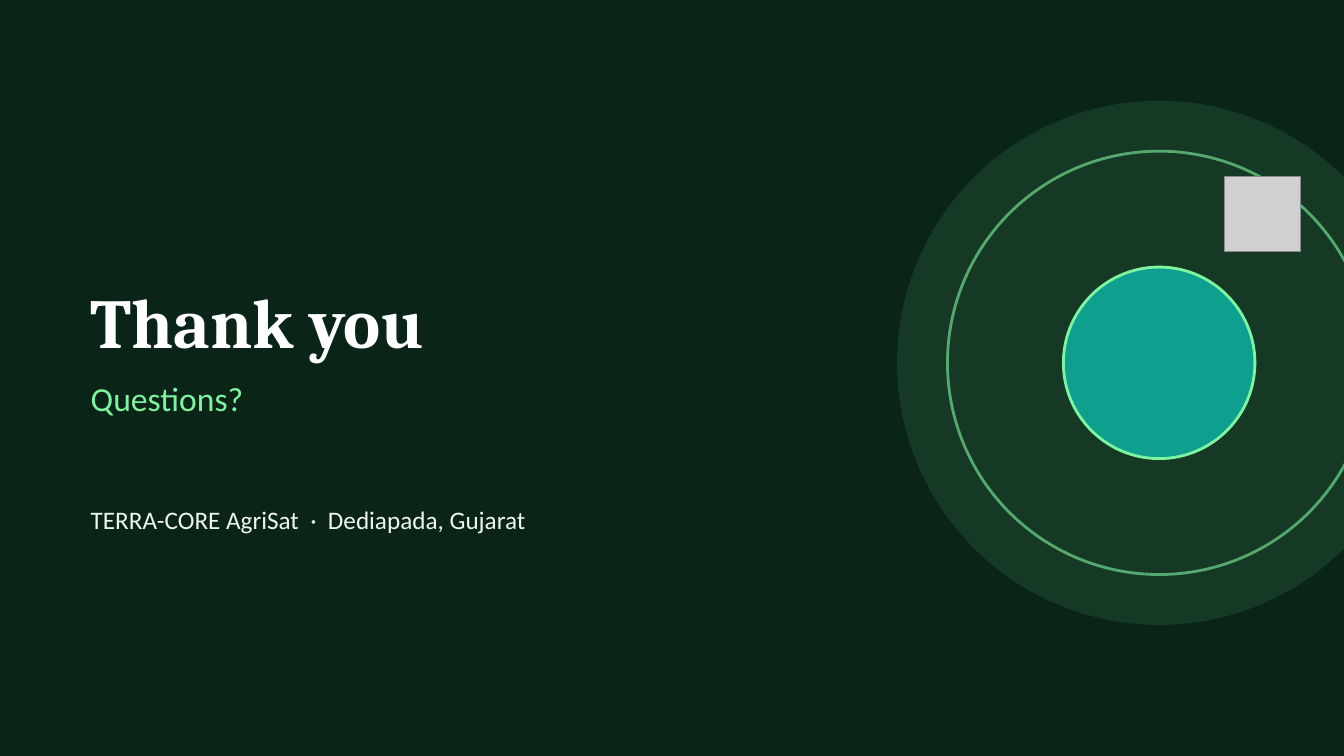
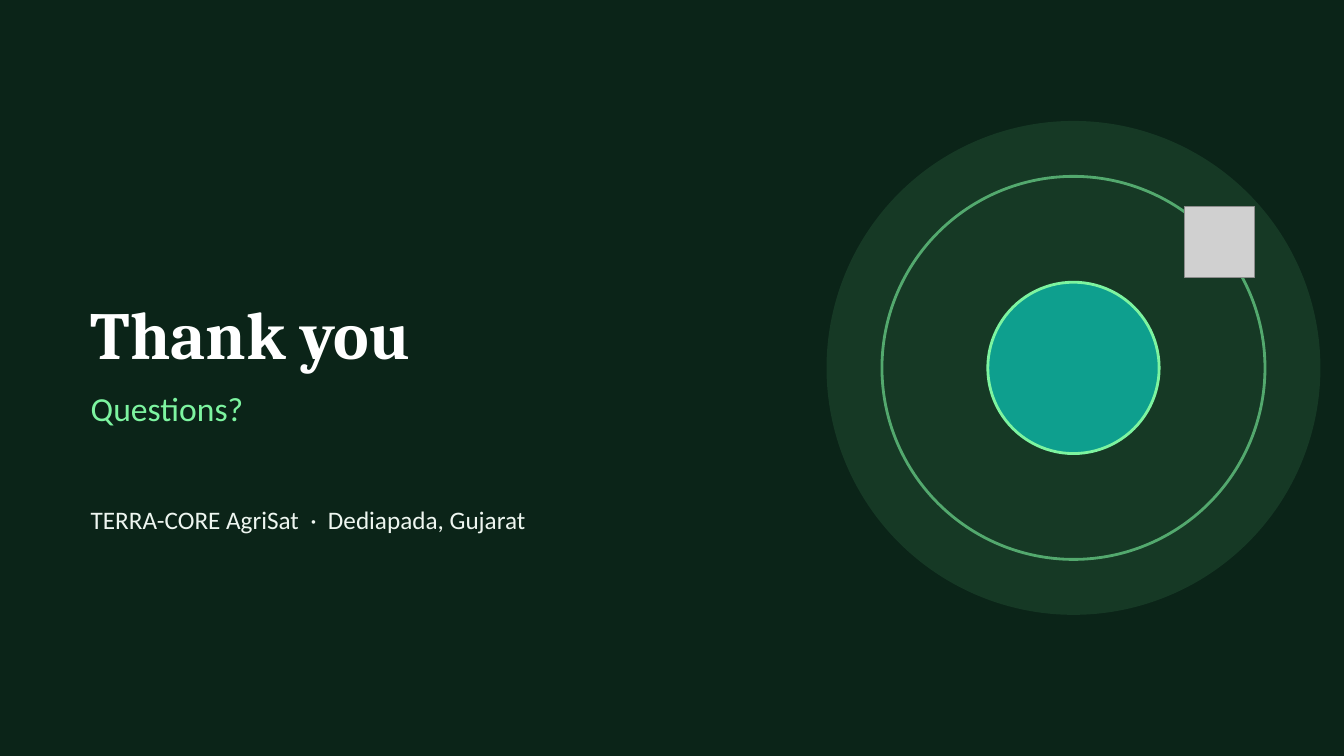
Before and after one commit to Rudraksh91/SatelliteSoilMonitoring, a slide deck: slide 21 of TerraCore_AgriSat_Presentation.pptx (slide 11 before the commit). Drawn at 1344x756 pixels with LibreOffice and Linux fonts; fonts in the diff are those of the drawing; grey boxes stand for pictures. Boxes give left, top, right and bottom in pixels: in the first picture for what was removed or moved away, otherwise in the second. Text is boxed around its words. In the diff, an @@ line names an element or a change of style, - is before the commit and + after.

```diff
--- a/TerraCore_AgriSat_Presentation.pptx
+++ b/TerraCore_AgriSat_Presentation.pptx
@@ ellipse: place and size @@
-ellipse at [897, 101, 1344, 625]
+ellipse at [827, 121, 1321, 615]
@@ ellipse: place and size @@
-ellipse at [948, 151, 1344, 575]
+ellipse at [882, 176, 1265, 560]
@@ picture: place and size @@
-picture at [1225, 176, 1301, 252]
+picture at [1185, 207, 1255, 277]
@@ title "Thank you": place and size @@
-title "Thank you" at [91, 299, 423, 363]
+title "Thank you" at [91, 312, 411, 374]
@@ title "Thank you" at [91, 312, 411, 374]: size 50 to 48 pt @@
@@ ellipse: place and size @@
-ellipse at [1064, 267, 1255, 459]
+ellipse at [988, 282, 1159, 454]
@@ text "Questions?": place and size @@
-text "Questions?" at [91, 388, 243, 416]
+text "Questions?" at [91, 398, 243, 426]
```
Also in this commit, not shown: 9 other slides changed, 11 slides added, 1 slide removed, 1 other file.
